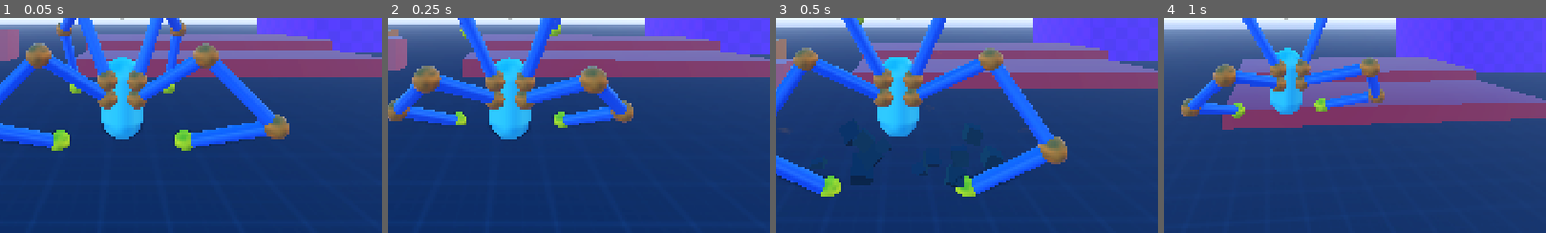
Above: before the commit, frames 1-4 (left to right).
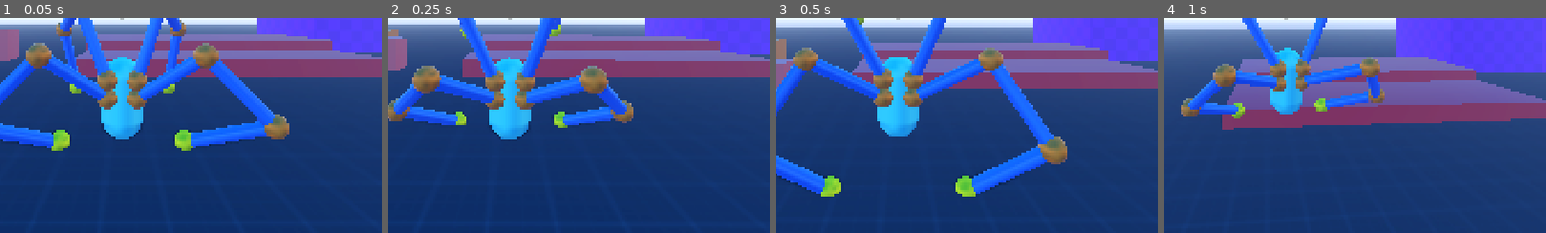
Above: after the commit, the same moments.

Repository: lliamsymonds04/doc-oc
Game: Godot game, scene res://main.tscn
Two runs of this game, one before a commit and one after it. Both use one fixed random seed, a clock stepped at 60 frames per second and the inputs below.
Inputs (mouse positions are % of the whole screen's width and height, from its top left):
- Up to frame 1 (0.05 s): no input
- Up to frame 2 (0.25 s): no input
- Up to frame 3 (0.5 s): no input
- Up to frame 4 (1 s): move the mouse to (55, 50) at 0.52 s; hold W (forward) from 0.53 s (still down); click (55, 50) at 0.6 s; tap Space (jump) at 0.77 s
The pictures show only the part of the screen within x 34-84%, y 50-100%; the shares and areas given below are measured in that part.

Frames 1-2 are identical in both runs. In frame 3, 0.5% of the frame differs, in the area x 2-60%, y 20-79%; in frame 4, nothing differs.

Commit message:
feat: landing vfx only plays on hard landings

Diff:
--- a/systems/player/states/air_state.gd
+++ b/systems/player/states/air_state.gd
@@ -196,20 +196,20 @@
 	if is_hard_landing:
 		_audio_player.stream = hard_landing_sound
 		trauma *= p.air.hard_landing_trauma_multiplier
+
+		var v_dir := p.velocity.normalized()
+		# cast from the player in direction of velocity
+		var space_state = p.get_world_3d().direct_space_state
+		var player_pos := p.position
+		var query := PhysicsRayQueryParameters3D.create(
+			player_pos, player_pos + v_dir * p.air.landing_vfx_raycast_distance, p.cast_mask()
+		)
+		var result = space_state.intersect_ray(query)
+
+		if result:
+			_landing_vfx.play(result.position, result.normal)
 	else:
 		_audio_player.stream = light_landing_sound
 
 	AudioUtil.play_with_pitch(_audio_player)
 	p.camera_controller.add_trauma(trauma)
-
-	var v_dir := p.velocity.normalized()
-	# cast from the player in direction of velocity
-	var space_state = p.get_world_3d().direct_space_state
-	var player_pos := p.position
-	var query := PhysicsRayQueryParameters3D.create(
-		player_pos, player_pos + v_dir * p.air.landing_vfx_raycast_distance, p.cast_mask()
-	)
-	var result = space_state.intersect_ray(query)
-
-	if result:
-		_landing_vfx.play(result.position, result.normal)
